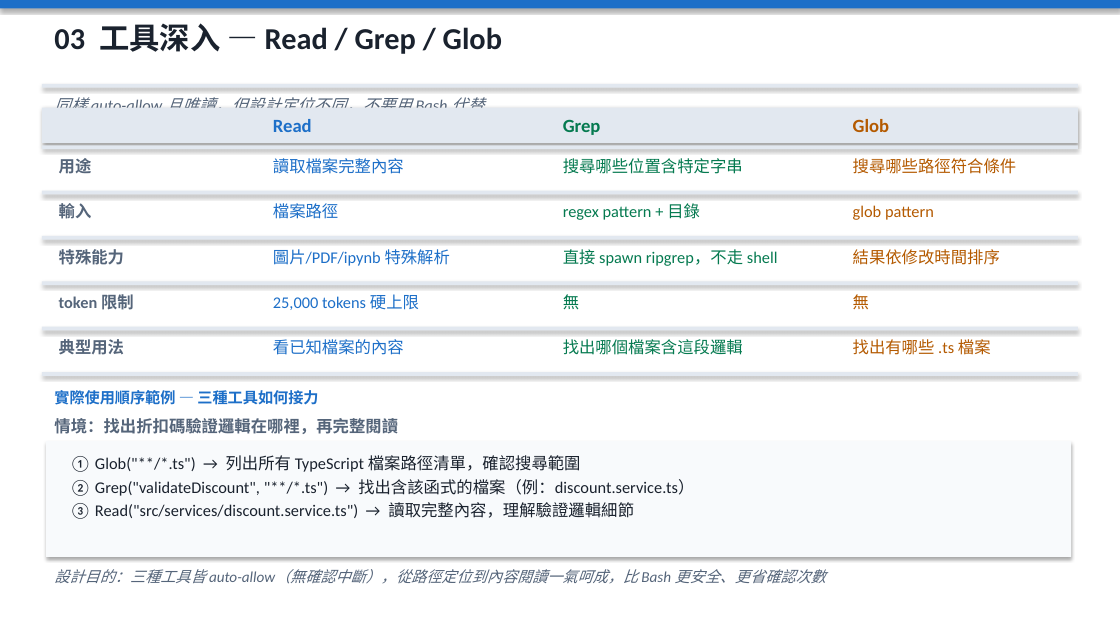
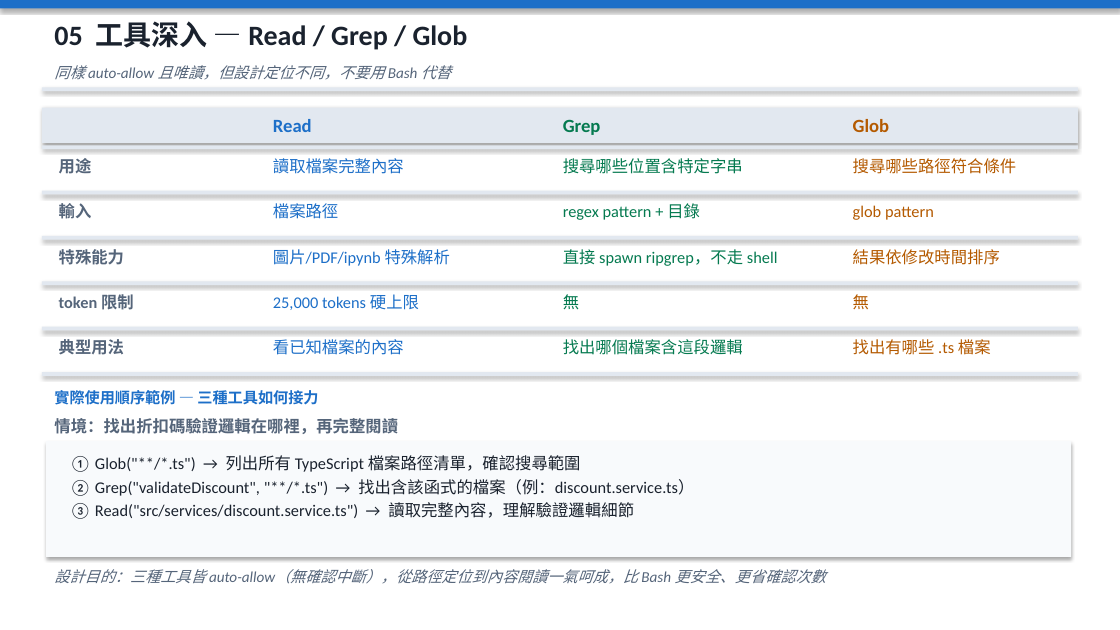
Before and after one commit to SunnyWenwen/reseach_claude_code, a slide deck: slide 13 of claude_code_full.pptx. Drawn at 1120x630 pixels with LibreOffice and Linux fonts; fonts in the diff are those of the drawing. Boxes give left, top, right and bottom in pixels: in the first picture for what was removed or moved away, otherwise in the second. Text is boxed around its words. In the diff, an @@ line names an element or a change of style, - is before the commit and + after.

```diff
--- a/claude_code_full.pptx
+++ b/claude_code_full.pptx
@@ text at [54, 21, 468, 50]: text changed; size 26 to 24 pt @@
-03 工具深入 — Read / Grep / Glob
+05 工具深入 — Read / Grep / Glob
@@ text "同樣 auto-allow 且唯讀，但設計定位不同，不要用 Bash 代替": place and size @@
-text "同樣 auto-allow 且唯讀，但設計定位不同，不要用 Bash 代替" at [54, 97, 484, 108]
+text "同樣 auto-allow 且唯讀，但設計定位不同，不要用 Bash 代替" at [54, 65, 451, 79]
@@ text "同樣 auto-allow 且唯讀，但設計定位不同，不要用 Bash 代替" at [54, 65, 451, 79]: size 14 to 13 pt @@
@@ rectangle: place and size @@
-rectangle at [42, 84, 1078, 87]
+rectangle at [42, 87, 1078, 91]
```
Also in this commit, not shown: 14 other slides changed, 1 slide added, 6 other files.
